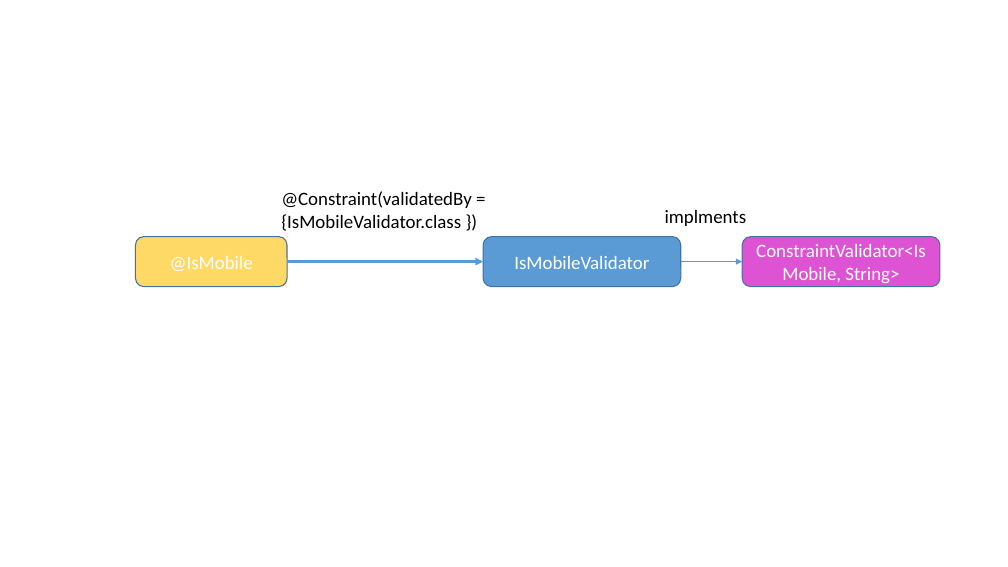
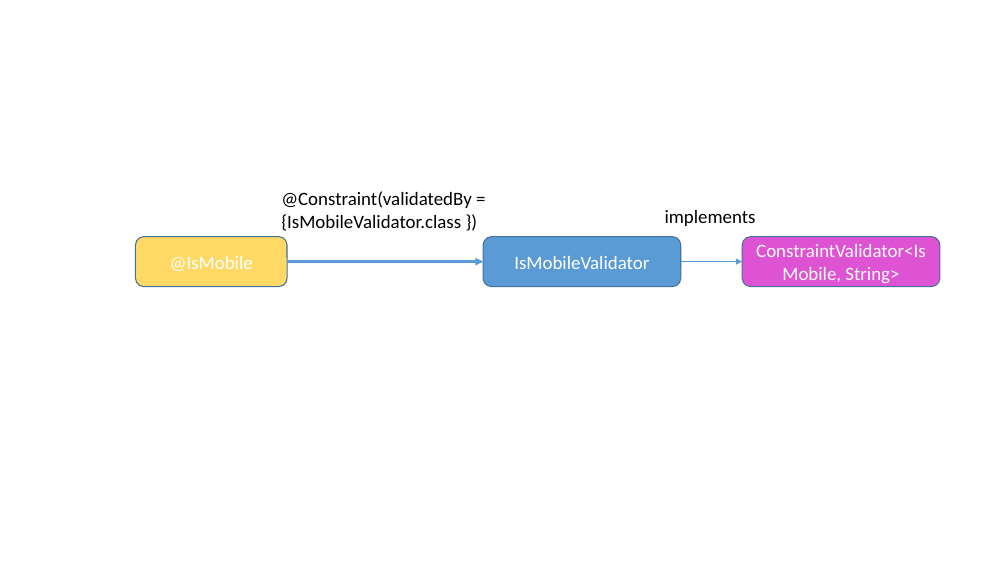
Before and after one commit to OrdinaryYZH/OrdinaryYZH.github.io, a slide deck: slide 4 of source/_posts/private/videos/miaosha/笔记.pptx. Drawn at 1008x567 pixels with LibreOffice and Linux fonts; fonts in the diff are those of the drawing. Boxes give left, top, right and bottom in pixels: in the first picture for what was removed or moved away, otherwise in the second. Text is boxed around its words. In the diff, an @@ line names an element or a change of style, - is before the commit and + after.

```diff
--- a/source/_posts/private/videos/miaosha/笔记.pptx
+++ b/source/_posts/private/videos/miaosha/笔记.pptx
@@ text at bbox=[665, 210, 756, 226]: text changed @@
-implments
+implements
```
Also in this commit, not shown: 1 other file.
